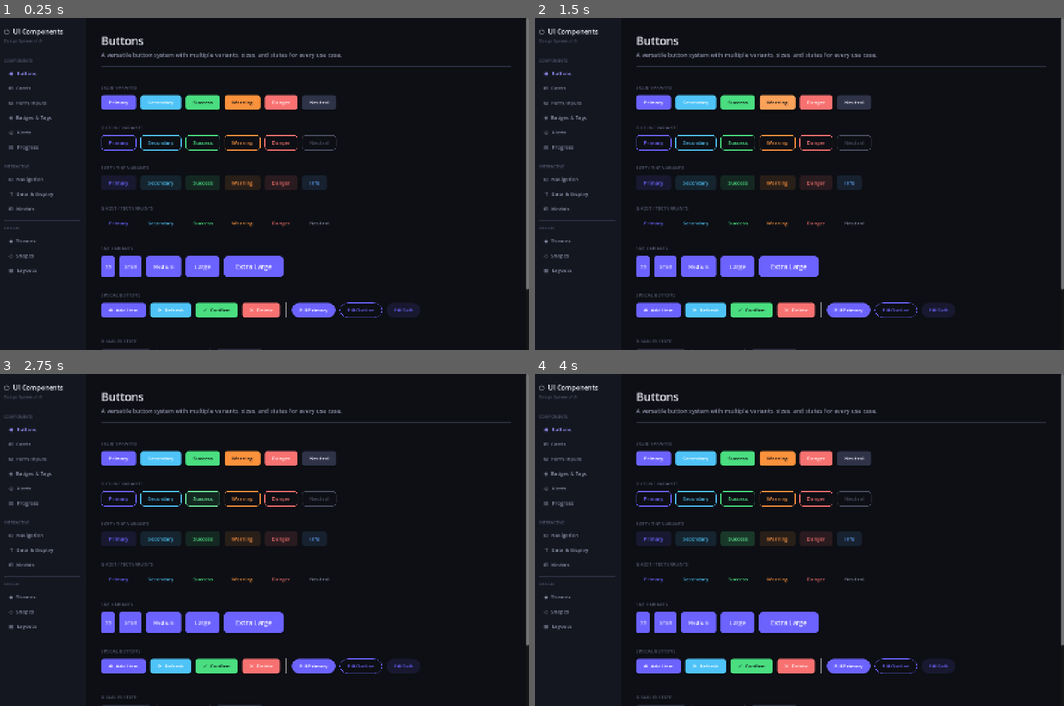
Above: before the commit, frames 1-4 (two rows, left to right).
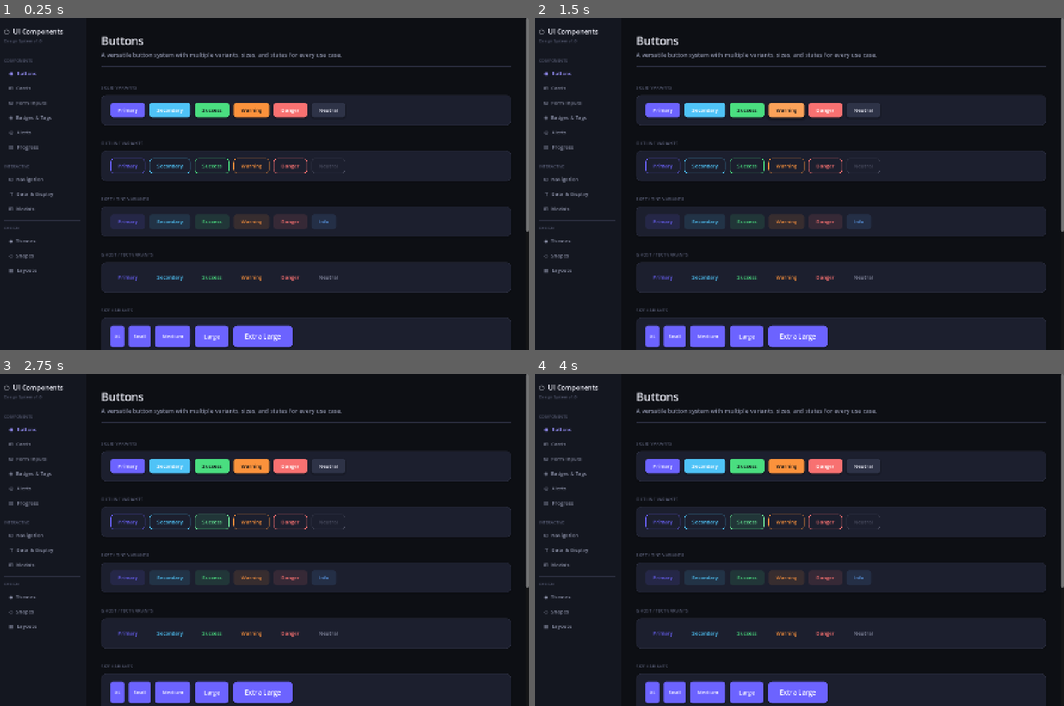
Above: after the commit, the same moments.

Repository: Cai-ki/godot-component-library
Game: Godot game, scene res://scenes/main.tscn
The game is run twice, just before and just after one commit, with the same random seed, the same clock (stepped at 60 frames per second) and the same inputs.
Inputs:
- Up to frame 1 (0.25 s): no input
- Up to frame 2 (1.5 s): click "Success" at 0.5 s; click "Warning" at 1.25 s
- Up to frame 3 (2.75 s): click "Success" at 2 s
- Up to frame 4 (4 s): click "Warning" at 2.75 s; click "Success" at 3.5 s

The runs differ from the first frame. In frame 1, 38% of the frame differs, in the area x 19-100%, y 23-100%; in frame 2, 38%; in frame 3, 39%; in frame 4, 38%.

Commit message:
feat: wrap all Components section content in cards to match Design page style
Buttons, Badges, Inputs, Progress, Alerts pages now wrap each section's
content in UI.card() containers, consistent with the visual language
established by the Themes/Shapes/Layouts design pages.

Diff:
--- a/scripts/pages/alerts_page.gd
+++ b/scripts/pages/alerts_page.gd
@@ -19,20 +19,21 @@
 
 func _standard_alerts(parent: Control) -> void:
 	UI.section(parent, "Standard Alerts")
+	var card_v := UI.card(parent, 24, 20)
 
-	UI.alert(parent, "ℹ", "Information",
+	UI.alert(card_v, "ℹ", "Information",
 		"This is an informational alert. Use it to provide helpful context to the user.",
 		UITheme.INFO)
 
-	UI.alert(parent, "✓", "Success",
+	UI.alert(card_v, "✓", "Success",
 		"Operation completed successfully. Your changes have been saved.",
 		UITheme.SUCCESS)
 
-	UI.alert(parent, "⚠", "Warning",
+	UI.alert(card_v, "⚠", "Warning",
 		"Please review your input. Some fields may require attention before proceeding.",
 		UITheme.WARNING)
 
-	UI.alert(parent, "✕", "Error",
+	UI.alert(card_v, "✕", "Error",
 		"Something went wrong. Please try again or contact support if the issue persists.",
 		UITheme.DANGER)
 
@@ -43,11 +44,12 @@
 
 func _compact_alerts(parent: Control) -> void:
 	UI.section(parent, "Compact Alerts (Single Line)")
+	var card_v := UI.card(parent, 24, 20)
 
-	_compact_alert(parent, "ℹ", "New version v4.3.1 is now available.", UITheme.INFO)
-	_compact_alert(parent, "✓", "File uploaded successfully.", UITheme.SUCCESS)
-	_compact_alert(parent, "⚠", "Your session will expire in 5 minutes.", UITheme.WARNING)
-	_compact_alert(parent, "✕", "Failed to connect to server.", UITheme.DANGER)
+	_compact_alert(card_v, "ℹ", "New version v4.3.1 is now available.", UITheme.INFO)
+	_compact_alert(card_v, "✓", "File uploaded successfully.", UITheme.SUCCESS)
+	_compact_alert(card_v, "⚠", "Your session will expire in 5 minutes.", UITheme.WARNING)
+	_compact_alert(card_v, "✕", "Failed to connect to server.", UITheme.DANGER)
 
 
 func _compact_alert(parent: Control, icon: String, text: String, color: Color) -> void:
@@ -76,12 +78,13 @@
 
 func _dismissable_alerts(parent: Control) -> void:
 	UI.section(parent, "Dismissable Alerts")
+	var card_v := UI.card(parent, 24, 20)
 
-	UI.alert(parent, "ℹ", "Tip",
+	UI.alert(card_v, "ℹ", "Tip",
 		"You can customize your dashboard layout by dragging widgets. Click the close button to dismiss this tip.",
 		UITheme.INFO, true)
 
-	UI.alert(parent, "⚠", "Maintenance Notice",
+	UI.alert(card_v, "⚠", "Maintenance Notice",
 		"Scheduled maintenance on March 15, 2026. Services may be temporarily unavailable.",
 		UITheme.WARNING, true)
 
@@ -92,9 +95,10 @@
 
 func _alert_with_actions(parent: Control) -> void:
 	UI.section(parent, "Alerts with Actions")
+	var card_v := UI.card(parent, 24, 20)
 
 	# Update alert
-	var update_panel := _action_alert_base(parent, "⟳", "Update Available",
+	var update_panel := _action_alert_base(card_v, "⟳", "Update Available",
 		"A new version of the component library is available. Would you like to update now?",
 		UITheme.PRIMARY)
 	var update_actions := UI.hbox(update_panel, 8)
@@ -102,7 +106,7 @@
 	UI.ghost_btn(update_actions, "Later", UITheme.TEXT_SECONDARY, UITheme.RADIUS_SM, 14, 6, UITheme.FONT_SM)
 
 	# Error with retry
-	var error_panel := _action_alert_base(parent, "✕", "Connection Error",
+	var error_panel := _action_alert_base(card_v, "✕", "Connection Error",
 		"Unable to reach the server. Please check your network connection and try again.",
 		UITheme.DANGER)
 	var error_actions := UI.hbox(error_panel, 8)
@@ -110,7 +114,7 @@
 	UI.ghost_btn(error_actions, "Dismiss", UITheme.TEXT_SECONDARY, UITheme.RADIUS_SM, 14, 6, UITheme.FONT_SM)
 
 	# Confirm action
-	var confirm_panel := _action_alert_base(parent, "⚠", "Confirm Deletion",
+	var confirm_panel := _action_alert_base(card_v, "⚠", "Confirm Deletion",
 		"This action cannot be undone. Are you sure you want to delete all selected items?",
 		UITheme.WARNING)
 	var confirm_actions := UI.hbox(confirm_panel, 8)
@@ -156,11 +160,12 @@
 
 func _banner_alerts(parent: Control) -> void:
 	UI.section(parent, "Full-Width Banners")
+	var card_v := UI.card(parent, 24, 20)
 
-	_banner(parent, "✓  Changes saved successfully", UITheme.SUCCESS)
-	_banner(parent, "ℹ  System is undergoing maintenance — some features may be slow", UITheme.INFO)
-	_banner(parent, "⚠  Your storage is almost full (92% used)", UITheme.WARNING)
-	_banner(parent, "✕  Payment failed — please update your billing information", UITheme.DANGER)
+	_banner(card_v, "✓  Changes saved successfully", UITheme.SUCCESS)
+	_banner(card_v, "ℹ  System is undergoing maintenance — some features may be slow", UITheme.INFO)
+	_banner(card_v, "⚠  Your storage is almost full (92% used)", UITheme.WARNING)
+	_banner(card_v, "✕  Payment failed — please update your billing information", UITheme.DANGER)
 
 
 func _banner(parent: Control, text: String, color: Color) -> void:
--- a/scripts/pages/badges_page.gd
+++ b/scripts/pages/badges_page.gd
@@ -22,7 +22,8 @@
 
 func _filled_badges(parent: Control) -> void:
 	UI.section(parent, "Filled Badges")
-	var row := UI.hbox(parent, 8)
+	var card_v := UI.card(parent, 24, 20)
+	var row := UI.hbox(card_v, 8)
 	UI.badge(row, "Primary", UITheme.PRIMARY)
 	UI.badge(row, "Secondary", UITheme.SECONDARY)
 	UI.badge(row, "Success", UITheme.SUCCESS, UITheme.TEXT_INVERSE)
@@ -39,7 +40,8 @@
 
 func _outline_badges(parent: Control) -> void:
 	UI.section(parent, "Outline Badges")
-	var row := UI.hbox(parent, 8)
+	var card_v := UI.card(parent, 24, 20)
+	var row := UI.hbox(card_v, 8)
 	UI.outline_badge(row, "Primary", UITheme.PRIMARY)
 	UI.outline_badge(row, "Secondary", UITheme.SECONDARY)
 	UI.outline_badge(row, "Success", UITheme.SUCCESS)
@@ -56,7 +58,8 @@
 
 func _soft_badges(parent: Control) -> void:
 	UI.section(parent, "Soft / Tint Badges")
-	var row := UI.hbox(parent, 8)
+	var card_v := UI.card(parent, 24, 20)
+	var row := UI.hbox(card_v, 8)
 	UI.soft_badge(row, "Primary", UITheme.PRIMARY)
 	UI.soft_badge(row, "Secondary", UITheme.SECONDARY)
 	UI.soft_badge(row, "Success", UITheme.SUCCESS)
@@ -72,7 +75,8 @@
 
 func _pill_badges(parent: Control) -> void:
 	UI.section(parent, "Pill Shape")
-	var row := UI.hbox(parent, 8)
+	var card_v := UI.card(parent, 24, 20)
+	var row := UI.hbox(card_v, 8)
 	UI.badge(row, "Active", UITheme.SUCCESS, UITheme.TEXT_INVERSE, UITheme.RADIUS_PILL, 14, 4)
 	UI.badge(row, "Pending", UITheme.WARNING, UITheme.TEXT_INVERSE, UITheme.RADIUS_PILL, 14, 4)
 	UI.badge(row, "Inactive", UITheme.DANGER, Color.WHITE, UITheme.RADIUS_PILL, 14, 4)
@@ -88,7 +92,8 @@
 
 func _size_variants(parent: Control) -> void:
 	UI.section(parent, "Size Variants")
-	var row := UI.hbox(parent, 12)
+	var card_v := UI.card(parent, 24, 20)
+	var row := UI.hbox(card_v, 12)
 	row.alignment = BoxContainer.ALIGNMENT_CENTER
 
 	UI.badge(row, "Small", UITheme.PRIMARY, Color.WHITE, UITheme.RADIUS_XS, 6, 2, UITheme.FONT_XS)
@@ -103,7 +108,8 @@
 
 func _dot_indicators(parent: Control) -> void:
 	UI.section(parent, "Dot Indicators")
-	var row := UI.hbox(parent, 20)
+	var card_v := UI.card(parent, 24, 20)
+	var row := UI.hbox(card_v, 20)
 
 	_dot_item(row, "Online", UITheme.SUCCESS)
 	_dot_item(row, "Away", UITheme.WARNING)
@@ -130,7 +136,8 @@
 
 func _count_badges(parent: Control) -> void:
 	UI.section(parent, "Notification Counters")
-	var row := UI.hbox(parent, 24)
+	var card_v := UI.card(parent, 24, 20)
+	var row := UI.hbox(card_v, 24)
 
 	_count_item(row, "Messages", "3", UITheme.PRIMARY)
 	_count_item(row, "Alerts", "12", UITheme.DANGER)
--- a/scripts/pages/buttons_page.gd
+++ b/scripts/pages/buttons_page.gd
@@ -20,7 +20,8 @@
 
 func _solid_section(parent: Control) -> void:
 	UI.section(parent, "Solid Variants")
-	var row := UI.hbox(parent, 12)
+	var card_v := UI.card(parent, 24, 20)
+	var row := UI.hbox(card_v, 12)
 	UI.solid_btn(row, "Primary", UITheme.PRIMARY)
 	UI.solid_btn(row, "Secondary", UITheme.SECONDARY)
 	UI.solid_btn(row, "Success", UITheme.SUCCESS, UITheme.TEXT_INVERSE)
@@ -36,7 +37,8 @@
 
 func _outline_section(parent: Control) -> void:
 	UI.section(parent, "Outline Variants")
-	var row := UI.hbox(parent, 12)
+	var card_v := UI.card(parent, 24, 20)
+	var row := UI.hbox(card_v, 12)
 	UI.outline_btn(row, "Primary", UITheme.PRIMARY)
 	UI.outline_btn(row, "Secondary", UITheme.SECONDARY)
 	UI.outline_btn(row, "Success", UITheme.SUCCESS)
@@ -52,7 +54,8 @@
 
 func _soft_section(parent: Control) -> void:
 	UI.section(parent, "Soft / Tint Variants")
-	var row := UI.hbox(parent, 12)
+	var card_v := UI.card(parent, 24, 20)
+	var row := UI.hbox(card_v, 12)
 	UI.soft_btn(row, "Primary", UITheme.PRIMARY)
 	UI.soft_btn(row, "Secondary", UITheme.SECONDARY)
 	UI.soft_btn(row, "Success", UITheme.SUCCESS)
@@ -68,7 +71,8 @@
 
 func _ghost_section(parent: Control) -> void:
 	UI.section(parent, "Ghost / Text Variants")
-	var row := UI.hbox(parent, 12)
+	var card_v := UI.card(parent, 24, 20)
+	var row := UI.hbox(card_v, 12)
 	UI.ghost_btn(row, "Primary", UITheme.PRIMARY)
 	UI.ghost_btn(row, "Secondary", UITheme.SECONDARY)
 	UI.ghost_btn(row, "Success", UITheme.SUCCESS)
@@ -84,7 +88,8 @@
 
 func _sizes_section(parent: Control) -> void:
 	UI.section(parent, "Size Variants")
-	var row := UI.hbox(parent, 12)
+	var card_v := UI.card(parent, 24, 20)
+	var row := UI.hbox(card_v, 12)
 	row.alignment = BoxContainer.ALIGNMENT_CENTER
 
 	UI.solid_btn(row, "XS", UITheme.PRIMARY, Color.WHITE, UITheme.RADIUS_SM, 12, 4, UITheme.FONT_XS)
@@ -101,9 +106,10 @@
 
 func _special_section(parent: Control) -> void:
 	UI.section(parent, "Special Buttons")
+	var card1 := UI.card(parent, 24, 20)
 
 	# Row 1: Icon + Text, Pill shape
-	var row1 := UI.hbox(parent, 12)
+	var row1 := UI.hbox(card1, 12)
 	UI.solid_btn(row1, "⊕  Add Item", UITheme.PRIMARY)
 	UI.solid_btn(row1, "⟳  Refresh", UITheme.SECONDARY)
 	UI.solid_btn(row1, "✓  Confirm", UITheme.SUCCESS, UITheme.TEXT_INVERSE)
@@ -120,11 +126,10 @@
 	UI.soft_btn(row1, "Pill Soft", UITheme.PRIMARY, UITheme.RADIUS_PILL)
 	UI.h_expand(row1)
 
-	UI.spacer(parent, 4)
-
 	# Row 2: Disabled buttons
 	UI.section(parent, "Disabled State")
-	var row2 := UI.hbox(parent, 12)
+	var card2 := UI.card(parent, 24, 20)
+	var row2 := UI.hbox(card2, 12)
 	var d1 := UI.solid_btn(row2, "Disabled Solid", UITheme.PRIMARY)
 	d1.disabled = true
 	var d2 := UI.outline_btn(row2, "Disabled Outline", UITheme.PRIMARY)
@@ -139,11 +144,10 @@
 	loading.disabled = true
 	UI.h_expand(row2)
 
-	UI.spacer(parent, 4)
-
 	# Row 3: Button group demo
 	UI.section(parent, "Button Group")
-	var row3 := UI.hbox(parent, 0)
+	var card3 := UI.card(parent, 24, 20)
+	var row3 := UI.hbox(card3, 0)
 
 	_group_btn(row3, "Day", true, true, false)
 	_group_btn(row3, "Week", false, false, false)
--- a/scripts/pages/inputs_page.gd
+++ b/scripts/pages/inputs_page.gd
@@ -21,7 +21,8 @@
 
 func _text_inputs(parent: Control) -> void:
 	UI.section(parent, "Text Inputs")
-	var row := UI.hbox(parent, 24)
+	var card_v := UI.card(parent, 24, 20)
+	var row := UI.hbox(card_v, 24)
 
 	# Default input
 	var v1 := UI.vbox(row, 6)
@@ -64,7 +65,8 @@
 
 func _input_states(parent: Control) -> void:
 	UI.section(parent, "Validation States")
-	var row := UI.hbox(parent, 24)
+	var card_v := UI.card(parent, 24, 20)
+	var row := UI.hbox(card_v, 24)
 
 	# Normal
 	_state_input(row, "Default", "Normal input", Color.TRANSPARENT, "")
@@ -103,7 +105,8 @@
 
 func _textarea_section(parent: Control) -> void:
 	UI.section(parent, "Textarea")
-	var row := UI.hbox(parent, 24)
+	var card_v := UI.card(parent, 24, 20)
+	var row := UI.hbox(card_v, 24)
 
 	var v := UI.vbox(row, 6)
 	v.size_flags_horizontal = Control.SIZE_EXPAND_FILL
@@ -159,7 +162,8 @@
 
 func _select_section(parent: Control) -> void:
 	UI.section(parent, "Dropdown Select")
-	var row := UI.hbox(parent, 24)
+	var card_v := UI.card(parent, 24, 20)
+	var row := UI.hbox(card_v, 24)
 
 	# Default dropdown
 	var v1 := UI.vbox(row, 6)
@@ -218,7 +222,8 @@
 
 func _checkbox_section(parent: Control) -> void:
 	UI.section(parent, "Checkboxes")
-	var row := UI.hbox(parent, 32)
+	var card_v := UI.card(parent, 24, 20)
+	var row := UI.hbox(card_v, 32)
 
 	var checks := [
 		["Accept Terms of Service", false],
@@ -247,7 +252,8 @@
 
 func _toggle_section(parent: Control) -> void:
 	UI.section(parent, "Toggle Switches")
-	var row := UI.hbox(parent, 32)
+	var card_v := UI.card(parent, 24, 20)
+	var row := UI.hbox(card_v, 32)
 
 	var toggles := [
 		["Dark Mode", true],
@@ -275,7 +281,8 @@
 
 func _slider_section(parent: Control) -> void:
 	UI.section(parent, "Range Sliders")
-	var grid := UI.vbox(parent, 20)
+	var card_v := UI.card(parent, 24, 20)
+	var grid := UI.vbox(card_v, 20)
 
 	_labeled_slider(grid, "Volume", 75, "%")
 	_labeled_slider(grid, "Brightness", 50, "%")
--- a/scripts/pages/progress_page.gd
+++ b/scripts/pages/progress_page.gd
@@ -20,8 +20,8 @@
 
 func _basic_progress(parent: Control) -> void:
 	UI.section(parent, "Basic Progress")
-
-	var v := UI.vbox(parent, 16)
+	var card_v := UI.card(parent, 24, 20)
+	var v := UI.vbox(card_v, 16)
 	_progress_row(v, "0%", 0.0, UITheme.PRIMARY)
 	_progress_row(v, "25%", 0.25, UITheme.PRIMARY)
 	_progress_row(v, "50%", 0.5, UITheme.PRIMARY)
@@ -47,8 +47,8 @@
 
 func _color_variants(parent: Control) -> void:
 	UI.section(parent, "Color Variants")
-
-	var v := UI.vbox(parent, 12)
+	var card_v := UI.card(parent, 24, 20)
+	var v := UI.vbox(card_v, 12)
 
 	_labeled_bar(v, "Primary", 0.65, UITheme.PRIMARY)
 	_labeled_bar(v, "Success", 0.80, UITheme.SUCCESS)
@@ -76,8 +76,8 @@
 
 func _size_variants(parent: Control) -> void:
 	UI.section(parent, "Size Variants")
-
-	var v := UI.vbox(parent, 16)
+	var card_v := UI.card(parent, 24, 20)
+	var v := UI.vbox(card_v, 16)
 
 	var h1 := UI.hbox(v, 12)
 	h1.size_flags_horizontal = Control.SIZE_EXPAND_FILL
